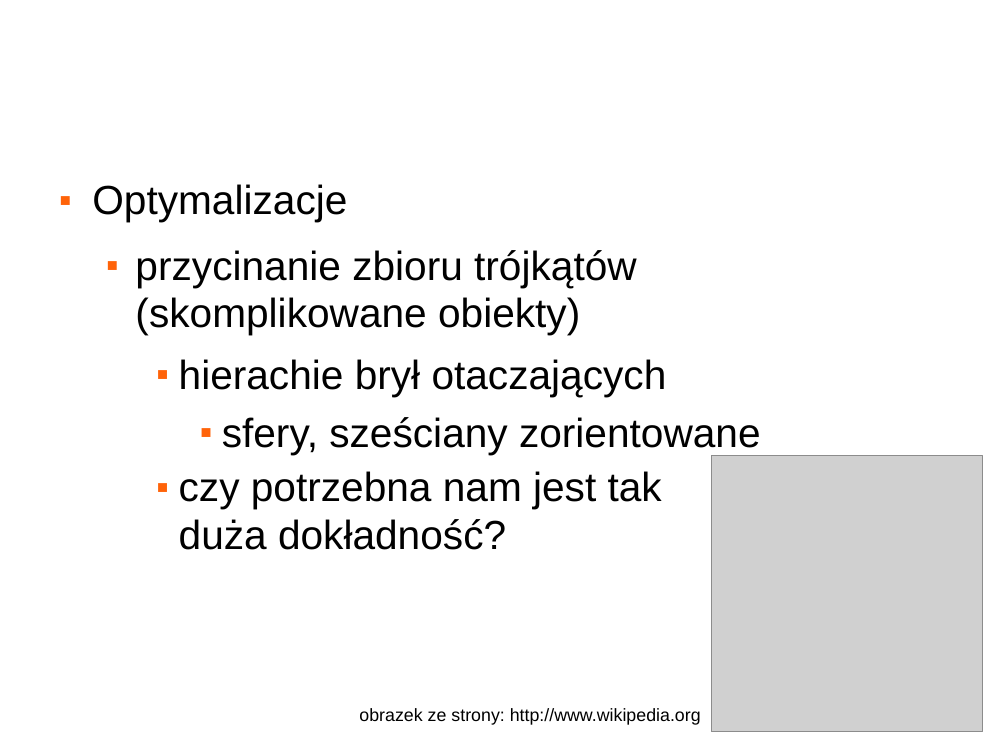
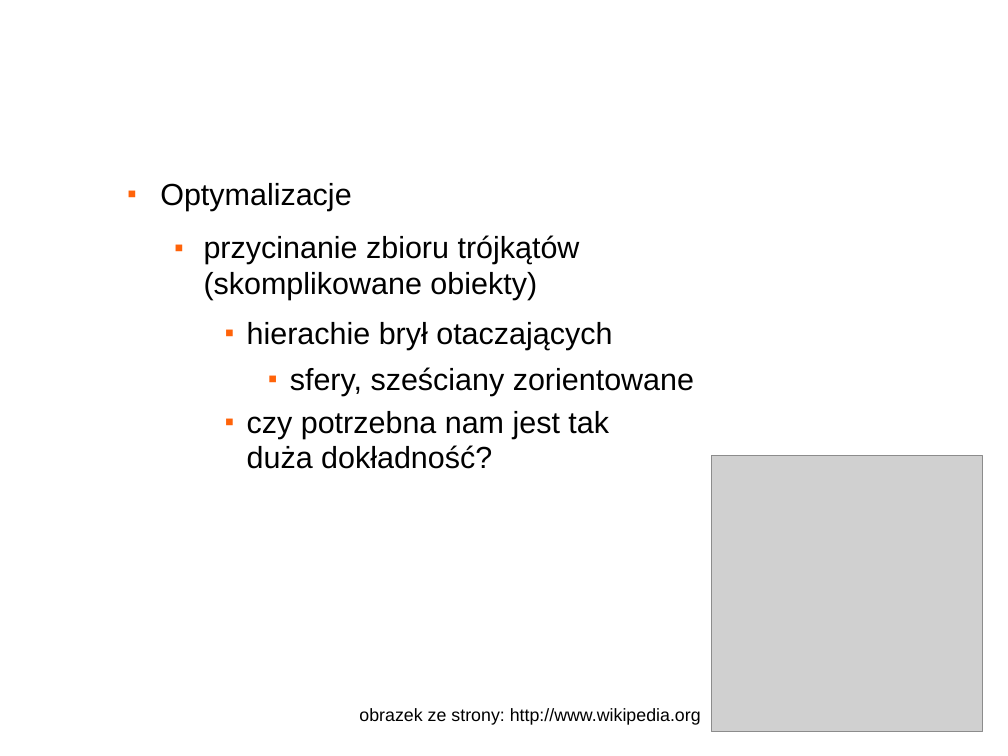
Before and after one commit to changtailiang/fighter3d-googlecode, a slide deck: slide 13 of Doc/obrona.odp (slide 9 before the commit). Drawn at 1008x756 pixels with LibreOffice and Linux fonts; fonts in the diff are those of the drawing; grey boxes stand for pictures; background and template pictures are left out. Boxes give left, top, right and bottom in pixels: in the first picture for what was removed or moved away, otherwise in the second. Text is boxed around its words. In the diff, an @@ line names an element or a change of style, - is before the commit and + after.

```diff
--- a/Doc/obrona.odp
+++ b/Doc/obrona.odp
@@ text "Optymalizacje": place and size @@
-text "Optymalizacje" at (92, 184, 761, 550)
+text "Optymalizacje" at (160, 183, 694, 469)
@@ text "Optymalizacje" at (160, 183, 694, 469): size 32 to 24 pt @@
```
Also in this commit, not shown: 3 other slides changed, 5 slides added, 1 slide removed.
